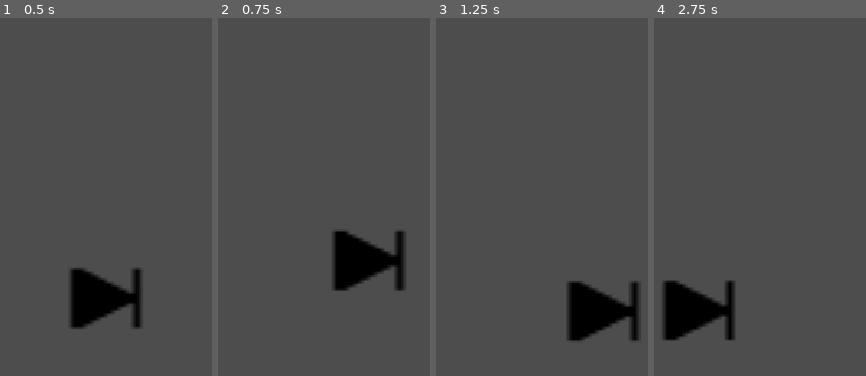
Above: before the commit, frames 1-4 (left to right).
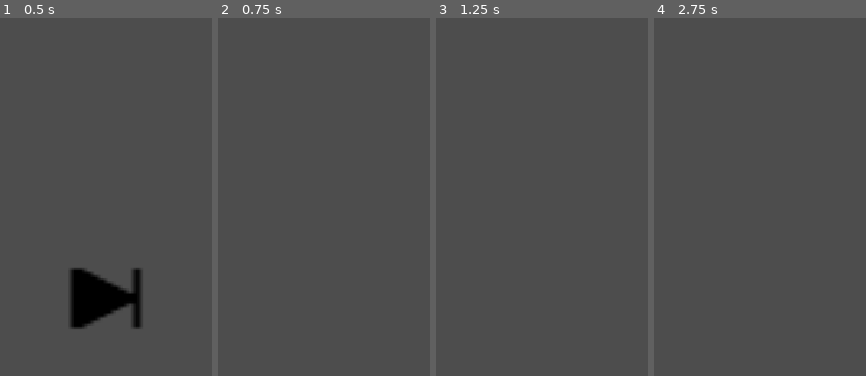
Above: after the commit, the same moments.

Repository: chorwat2137/haven-2026
Game: Godot game, scene res://scenes/borys.tscn
The game is run twice, just before and just after one commit, with the same random seed, the same clock (stepped at 60 frames per second) and the same inputs.
Inputs:
- Up to frame 1 (0.5 s): no input
- Up to frame 2 (0.75 s): tap Enter (ui_accept) at 0.5 s; hold Right (ui_right) from 0.53 s (still down)
- Up to frame 3 (1.25 s): keep holding Right (ui_right); tap Enter (ui_accept) at 0.77 s
- Up to frame 4 (2.75 s): tap Enter (ui_accept) at 1.52 s; release Right (ui_right) at 2.03 s; hold Left (ui_left) from 2.03 s (still down)

Frame 1 is identical in both runs. In frame 2, 4.1% of the frame differs, in the area x 53-88%, y 59-77%; in frame 3, 4.1%, in the area x 61-96%, y 73-91%; in frame 4, 4.1%.

Commit message:
position edit

Diff:
--- a/scenes/borys.tscn
+++ b/scenes/borys.tscn
@@ -4,35 +4,35 @@
 [ext_resource type="Texture2D" uid="uid://dqfnica024n7u" path="res://gfx/player_forward.png" id="2_b7hsf"]
 [ext_resource type="Texture2D" uid="uid://b041f43x8f4nf" path="res://gfx/podstawa.png" id="3_3rxxt"]
 
+[sub_resource type="RectangleShape2D" id="RectangleShape2D_oh7hw"]
+size = Vector2(44, 6)
+
 [sub_resource type="RectangleShape2D" id="RectangleShape2D_kk65j"]
 size = Vector2(29, 58)
 
-[sub_resource type="RectangleShape2D" id="RectangleShape2D_oh7hw"]
-size = Vector2(44, 6)
-
 [node name="Node2D" type="Node2D" unique_id=725913305]
 
-[node name="Player" type="CharacterBody2D" parent="." unique_id=1109987888]
+[node name="Podloga" type="StaticBody2D" parent="." unique_id=1463764427]
+
+[node name="CollisionShape2D" type="CollisionShape2D" parent="Podloga" unique_id=1033873685]
+position = Vector2(92, 537)
+shape = SubResource("RectangleShape2D_oh7hw")
+
+[node name="Sprite2D" type="Sprite2D" parent="Podloga" unique_id=1859733184]
+position = Vector2(92, 537)
+texture = ExtResource("3_3rxxt")
+
+[node name="Player" type="CharacterBody2D" parent="." unique_id=1847009175]
 script = ExtResource("1_b7hsf")
 
-[node name="Sprite2D" type="Sprite2D" parent="Player" unique_id=1458191254]
+[node name="Camera2D" type="Camera2D" parent="Player" unique_id=1271591780]
+position = Vector2(91.75, 436.5)
+
+[node name="Sprite2D" type="Sprite2D" parent="Player" unique_id=486814996]
 position = Vector2(92, 435.5)
 scale = Vector2(2.6249998, 3.28125)
 texture = ExtResource("2_b7hsf")
 
-[node name="CollisionShape2D" type="CollisionShape2D" parent="Player" unique_id=1710665047]
+[node name="CollisionShape2D" type="CollisionShape2D" parent="Player" unique_id=1397151192]
 position = Vector2(94.5, 440)
 shape = SubResource("RectangleShape2D_kk65j")
-
-[node name="Camera2D" type="Camera2D" parent="Player" unique_id=1868849022]
-position = Vector2(91.75, 436.5)
-
-[node name="Podloga" type="StaticBody2D" parent="." unique_id=1873140402]
-
-[node name="CollisionShape2D" type="CollisionShape2D" parent="Podloga" unique_id=337414122]
-position = Vector2(92, 537)
-shape = SubResource("RectangleShape2D_oh7hw")
-
-[node name="Sprite2D" type="Sprite2D" parent="Podloga" unique_id=173613881]
-position = Vector2(92, 537)
-texture = ExtResource("3_3rxxt")
--- a/scenes/player.gd
+++ b/scenes/player.gd
@@ -19,6 +19,7 @@
 	var direction := Input.get_axis("ui_left", "ui_right")
 	if direction:
 		velocity.x = direction * SPEED
+		position.y -= 187
 	else:
 		velocity.x = move_toward(velocity.x, 0, SPEED)
 
